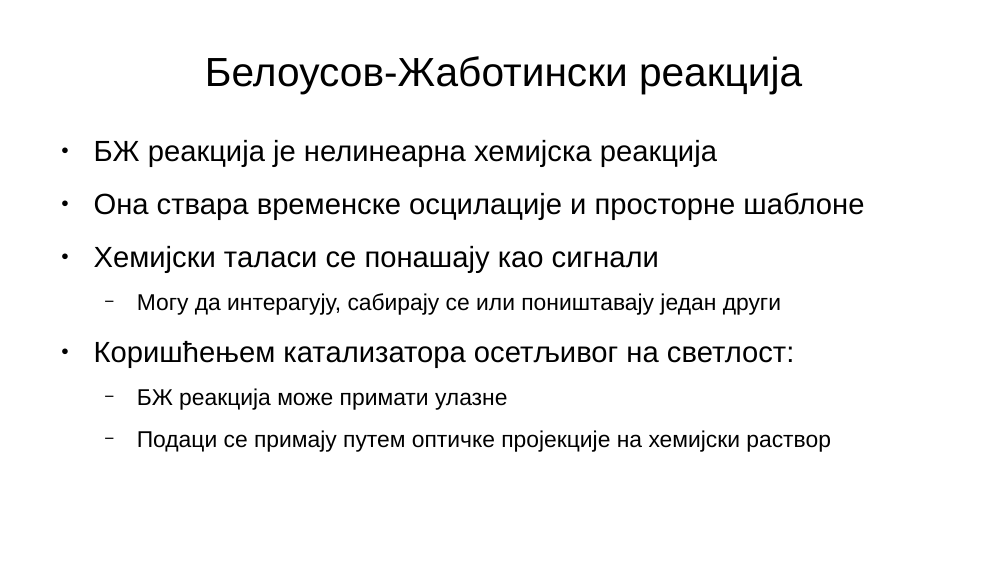
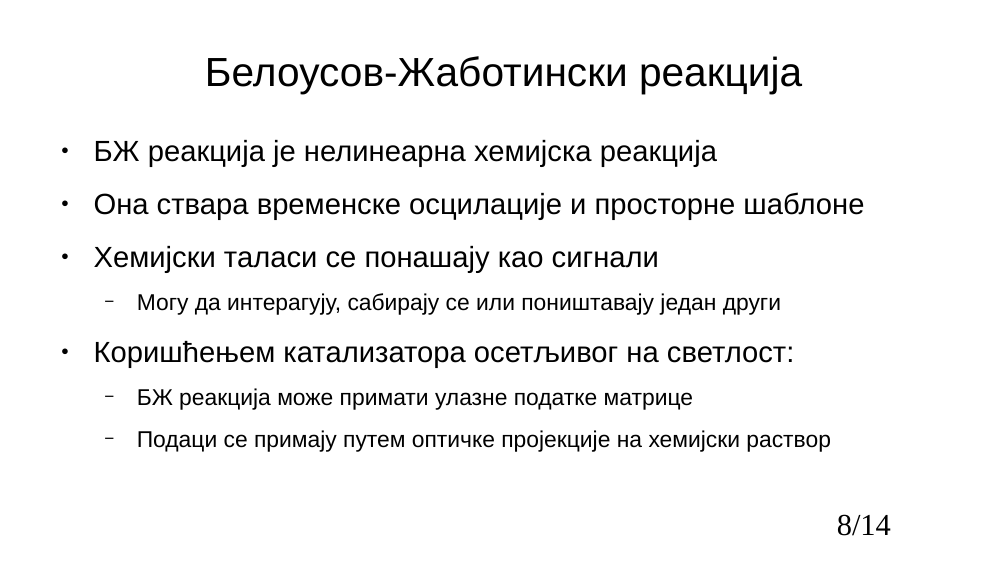
Before and after one commit to NikolaNikolicc/computer-accelerators-development, a slide deck: slide 8 of HW/HW12-Chem/12_chem_computer_technology.pptx. Drawn at 1008x567 pixels with LibreOffice and Linux fonts; fonts in the diff are those of the drawing. Boxes give left, top, right and bottom in pixels: in the first picture for what was removed or moved away, otherwise in the second. Text is boxed around its words. In the diff, an @@ line names an element or a change of style, - is before the commit and + after.

```diff
--- a/HW/HW12-Chem/12_chem_computer_technology.pptx
+++ b/HW/HW12-Chem/12_chem_computer_technology.pptx
@@ text at [137,388,693,410]: text changed @@
-  − БЖ реакција може примати улазне
+  − БЖ реакција може примати улазне податке матрице
@@ page number added at [837,514,891,536], 24 pt, text #000000 @@
+8/14
```
Also in this commit, not shown: 7 other slides changed, 5 slides added, 1 slide removed, 1 other file.
